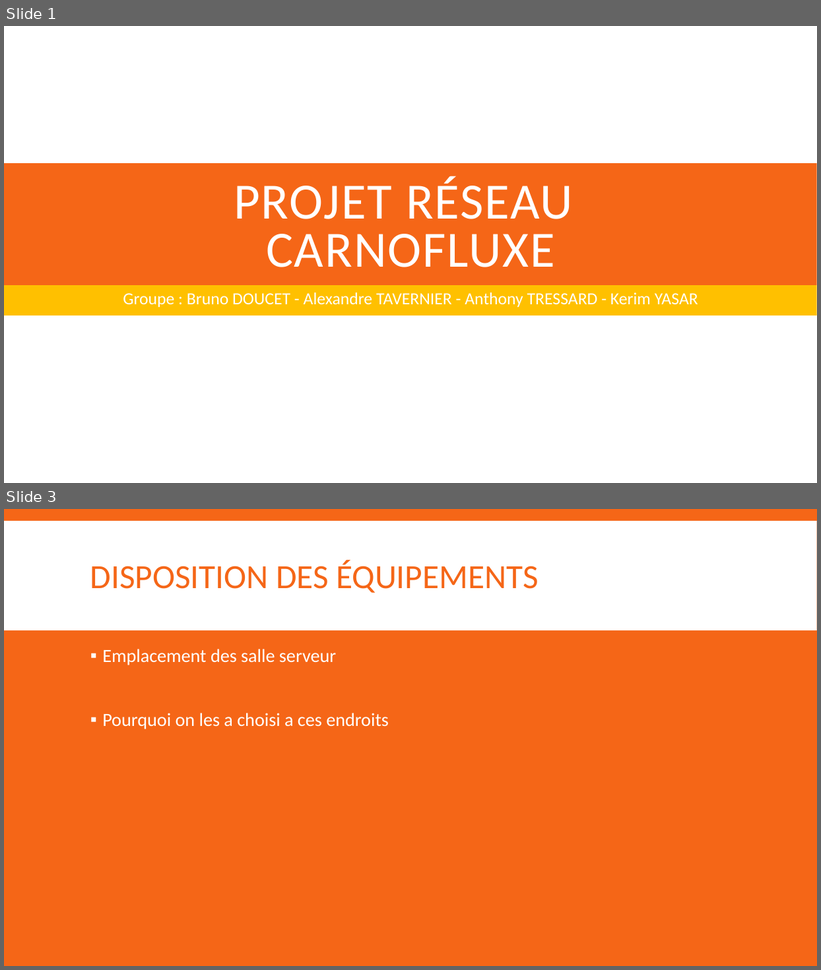
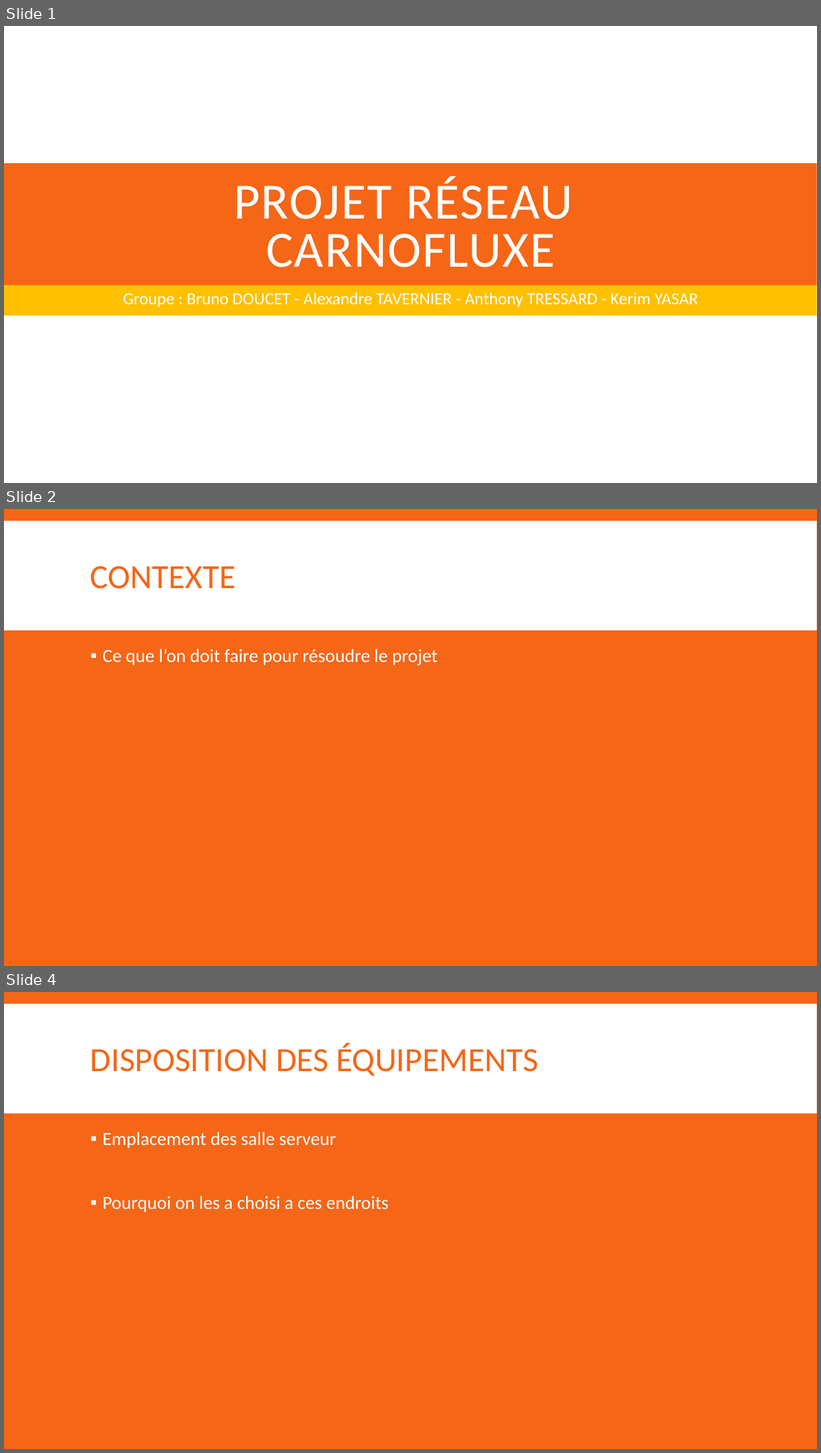
Before and after one commit to Efiria/Carnofluxe, a slide deck: Presentation.pptx. Shown one above the other, each under a label of ours: slides 1 and 3 before the commit, slides 1, 2 and 4 after it; the slides between them are not shown. The pictures are 821x970 and 821x1453 pixels, drawn with LibreOffice and Linux fonts; fonts in the diff are those of the drawing. Boxes give left, top, right and bottom in pixels: in the first picture for what was removed or moved away, otherwise in the second. Text is boxed around its words. In the diff, an @@ line names an element or a change of style, - is before the commit and + after.

```diff
--- a/Presentation.pptx
+++ b/Presentation.pptx
@@ slide 2 added at <box>4,509,817,966</box>, background #F56617; not listed: 1 template element that a slide beside it also shows @@
@@ title added at <box>90,566,236,589</box>, 40 pt, text #F56617 @@
+CONTEXTE
@@ text added at <box>102,649,438,665</box>, 22 pt, text #FFFFFF @@
+▪ Ce que l’on doit faire pour résoudre le projet
@@ what was slide 3 is now slide 4 @@
```
Also in this commit, not shown: 3 slides changed, 1 other slide added, 1 slide removed.
